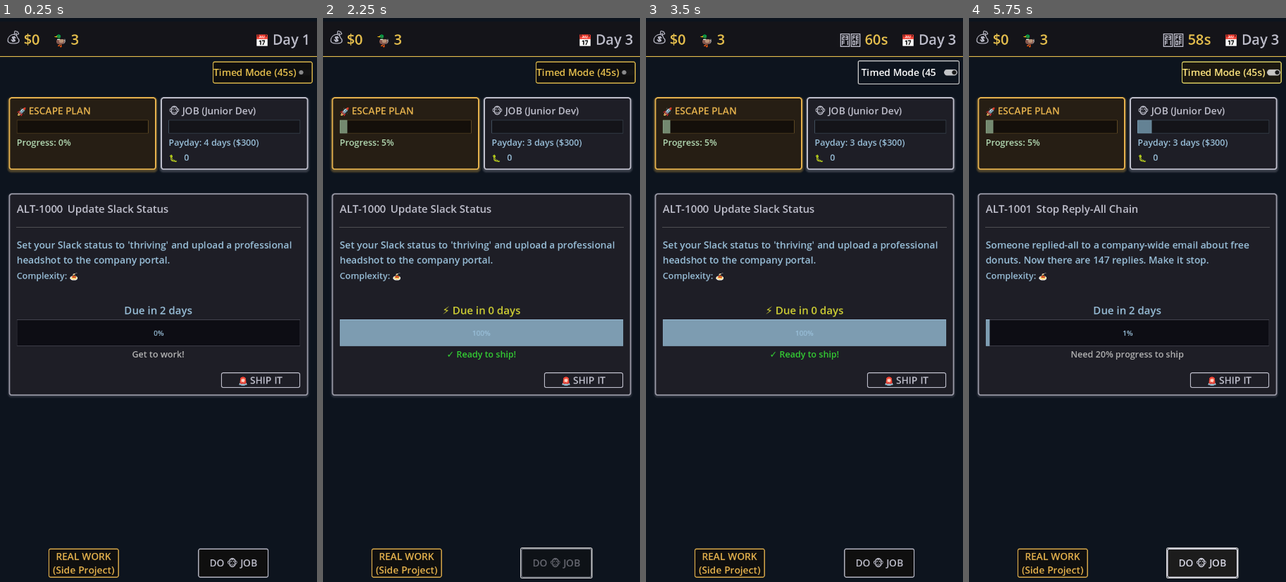
Above: before the commit, frames 1-4 (left to right).
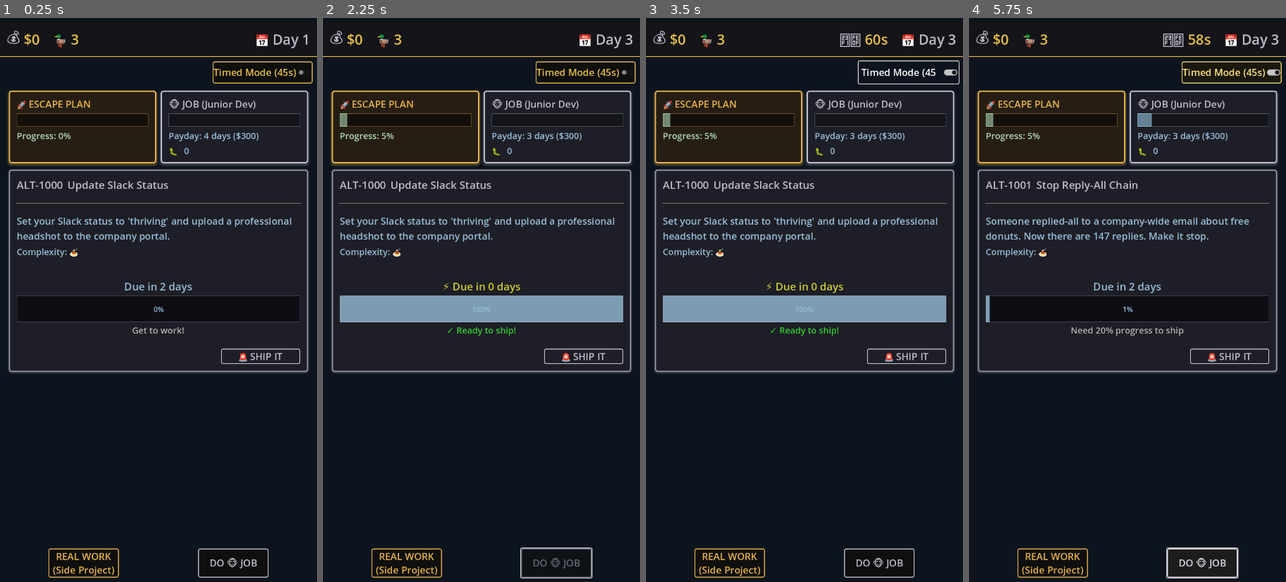
Above: after the commit, the same moments.

Repository: lmchoi/alt-f-this
Game: Godot game, scene res://scenes/game_ui.tscn
Two runs of this game, one before a commit and one after it. Both use one fixed random seed, a clock stepped at 60 frames per second and the inputs below.
Inputs:
- Up to frame 1 (0.25 s): no input
- Up to frame 2 (2.25 s): click "🚨 SHIP IT" at 0.5 s; click "REAL WORK (Side Project)" at 1.25 s; click "DO 🐵 JOB" at 2 s
- Up to frame 3 (3.5 s): click "Timed Mode (45s)" at 2.75 s
- Up to frame 4 (5.75 s): click "🚨 SHIP IT" at 3.5 s; click "REAL WORK (Side Project)" at 4.25 s; click "DO 🐵 JOB" at 5 s

The runs differ from the first frame. In frame 1, 8.9% of the frame differs, in the area x 2-98%, y 12-68%; in frame 2, 16%; in frame 3, 16%; in frame 4, 9.5%.

Commit message:
Refactor: Show interruptions as cards, not automatic popups
Major behavior change:
- Interruptions appear as cards in a stack below TaskPanel
- Player can ignore cards - progress continues normally
- Clicking a card pauses timer and shows popup to dismiss
- Only blocks progress when player actively views interruption

New components:
- InterruptionCard scene with source, message preview, click hint
- InterruptionStack container in game_ui (140px reserved space)
- Card spawning system on interruption_triggered

Flow:
1. Interruption triggers → card added to stack
2. Player ignores or clicks card
3. Click → pause timer, show popup
4. Dismiss → remove card, resume timer

This matches Papers Please tension: player chooses when to deal
with interruptions rather than being forced to handle them.

🤖 Generated with [Claude Code](https://claude.com/claude-code)

Co-Authored-By: Claude <noreply@anthropic.com>

Diff:
--- a/autoloads/game_manager.gd
+++ b/autoloads/game_manager.gd
@@ -310,8 +310,8 @@
 	if current_task == null:
 		return
 
-	# Block progress if interruptions are pending
-	if InterruptionManager.has_active_interruptions():
+	# Block progress if player is viewing an interruption popup
+	if InterruptionManager.current_interruption != "":
 		return
 
 	# Apply work based on current action
--- a/autoloads/interruption_manager.gd
+++ b/autoloads/interruption_manager.gd
@@ -9,6 +9,7 @@
 var _active_interruptions: Array[Dictionary] = []  # Stack of active interruptions
 var _time_until_next: float = 0.0
 var _is_active: bool = false  # Only active in timed mode
+var current_interruption: String = ""  # ID of interruption currently being viewed (blocks progress)
 
 # Timing constants
 const BASE_INTERRUPTION_INTERVAL = 10.0  # Base time in seconds
--- a/scenes/game_ui.gd
+++ b/scenes/game_ui.gd
@@ -6,8 +6,10 @@
 @onready var task_panel := $"%TaskPanel"
 @onready var debug_mode_toggle := $"%DebugModeToggle"
 @onready var top_bar := $MainThemeContainer/VBoxContainer/TopBar
+@onready var interruption_stack := $"%InterruptionStack"
 
 var end_game_panel: Panel
+var interruption_card_scene := preload("res://scenes/interruption_card.tscn")
 
 func _ready():
 	work_button.pressed.connect(_on_work_button_pressed)
@@ -142,12 +144,33 @@
 			TimedModeController.reset_timer(GameManager.TIMED_MODE_DURATION)
 
 func _on_interruption_triggered(event_data: Dictionary):
-	"""Show interruption popup when triggered."""
-	$InterruptionPopup.show_interruption(event_data)
+	"""Add new interruption card to the stack."""
+	var card = interruption_card_scene.instantiate()
+	card.card_clicked.connect(_on_interruption_card_clicked)
+	interruption_stack.add_child(card)
+	card.setup(event_data)  # Call setup AFTER adding to scene tree
+
+func _on_interruption_card_clicked(event_id: String):
+	"""Open popup when player clicks an interruption card."""
+	# Find the event data from InterruptionManager
+	for event in InterruptionManager.get_active_interruptions():
+		if event["id"] == event_id:
+			# Mark this interruption as being handled (blocks progress)
+			InterruptionManager.current_interruption = event_id
+			$InterruptionPopup.show_interruption(event)
+			break
 
 func _on_interruption_dismissed(event_id: String):
-	"""Handle interruption dismissal."""
+	"""Handle interruption dismissal and remove card."""
 	InterruptionManager.dismiss_interruption(event_id)
+	# Clear the current interruption (unblocks progress)
+	InterruptionManager.current_interruption = ""
+
+	# Remove the card from the stack
+	for card in interruption_stack.get_children():
+		if card.event_data["id"] == event_id:
+			card.queue_free()
+			break
 
 func _on_debug_mode_toggled(enabled: bool):
 	"""Debug: Toggle between classic and timed mode."""
--- a/scenes/game_ui.tscn
+++ b/scenes/game_ui.tscn
@@ -181,6 +181,18 @@
 unique_name_in_owner = true
 layout_mode = 2
 
+[node name="InterruptionStackMargin" type="MarginContainer" parent="MainThemeContainer/VBoxContainer"]
+custom_minimum_size = Vector2(0, 140)
+layout_mode = 2
+theme_override_constants/margin_left = 20
+theme_override_constants/margin_right = 20
+
+[node name="InterruptionStack" type="VBoxContainer" parent="MainThemeContainer/VBoxContainer/InterruptionStackMargin"]
+unique_name_in_owner = true
+layout_mode = 2
+size_flags_vertical = 0
+theme_override_constants/separation = 8
+
 [node name="BottomSpacer" type="Control" parent="MainThemeContainer/VBoxContainer"]
 layout_mode = 2
 size_flags_vertical = 3
--- /dev/null
+++ b/scenes/interruption_card.gd
@@ -0,0 +1,63 @@
+extends PanelContainer
+
+signal card_clicked(event_id: String)
+
+var event_data: Dictionary = {}
+var _setup_deferred: bool = false
+
+@onready var source_label := $"%SourceLabel"
+@onready var message_label := $"%MessageLabel"
+@onready var button := $"%Button"
+
+func _ready() -> void:
+	button.pressed.connect(_on_button_pressed)
+
+	# If setup was called before _ready, apply it now
+	if _setup_deferred:
+		_apply_setup()
+
+func setup(p_event_data: Dictionary) -> void:
+	"""Initialize card with event data."""
+	event_data = p_event_data
+
+	# If nodes aren't ready yet, defer the setup
+	if not is_node_ready():
+		_setup_deferred = true
+		return
+
+	_apply_setup()
+
+func _apply_setup() -> void:
+	"""Apply the event data to UI elements."""
+	# Get emoji for source type
+	var emoji = _get_source_emoji(event_data["source"])
+	source_label.text = "%s %s" % [emoji, event_data["source"]]
+
+	# Truncate message for card display
+	var message = event_data["message"]
+	if message.length() > 50:
+		message = message.substr(0, 47) + "..."
+	message_label.text = message
+
+func _get_source_emoji(source: String) -> String:
+	"""Get emoji icon for source type."""
+	match source:
+		"Slack":
+			return "💬"
+		"Email":
+			return "📧"
+		"Calendar":
+			return "📅"
+		"Kitchen":
+			return "☕"
+		"GitHub":
+			return "🔧"
+		"PagerDuty":
+			return "🚨"
+		"Browser":
+			return "🌐"
+		_:
+			return "🔔"
+
+func _on_button_pressed() -> void:
+	card_clicked.emit(event_data["id"])
--- /dev/null
+++ b/scenes/interruption_card.tscn
@@ -0,0 +1,57 @@
+[gd_scene load_steps=3 format=3 uid="uid://dak4t7w1x5v2m"]
+
+[ext_resource type="Script" path="res://scenes/interruption_card.gd" id="1"]
+
+[sub_resource type="StyleBoxFlat" id="StyleBoxFlat_card"]
+bg_color = Color(0.15, 0.1, 0.05, 1)
+border_width_left = 2
+border_width_top = 2
+border_width_right = 2
+border_width_bottom = 2
+border_color = Color(0.9, 0.6, 0.2, 1)
+corner_radius_top_left = 4
+corner_radius_top_right = 4
+corner_radius_bottom_right = 4
+corner_radius_bottom_left = 4
+
+[node name="InterruptionCard" type="PanelContainer"]
+custom_minimum_size = Vector2(0, 60)
+theme_override_styles/panel = SubResource("StyleBoxFlat_card")
+script = ExtResource("1")
+
+[node name="MarginContainer" type="MarginContainer" parent="."]
+layout_mode = 2
+theme_override_constants/margin_left = 12
+theme_override_constants/margin_top = 8
+theme_override_constants/margin_right = 12
+theme_override_constants/margin_bottom = 8
+
+[node name="VBoxContainer" type="VBoxContainer" parent="MarginContainer"]
+layout_mode = 2
+
+[node name="SourceLabel" type="Label" parent="MarginContainer/VBoxContainer"]
+unique_name_in_owner = true
+layout_mode = 2
+theme_override_colors/font_color = Color(0.9, 0.6, 0.2, 1)
+theme_override_font_sizes/font_size = 18
+text = "🚨 Slack"
+
+[node name="MessageLabel" type="Label" parent="MarginContainer/VBoxContainer"]
+unique_name_in_owner = true
+layout_mode = 2
+theme_override_font_sizes/font_size = 16
+text = "Coworker: 'Quick question...'"
+autowrap_mode = 3
+text_overrun_behavior = 3
+max_lines_visible = 1
+
+[node name="ClickHint" type="Label" parent="MarginContainer/VBoxContainer"]
+layout_mode = 2
+theme_override_colors/font_color = Color(0.6, 0.6, 0.6, 1)
+theme_override_font_sizes/font_size = 14
+text = "[Click to view]"
+
+[node name="Button" type="Button" parent="."]
+unique_name_in_owner = true
+layout_mode = 2
+flat = true
Not shown, added: scenes/interruption_card.gd.uid
